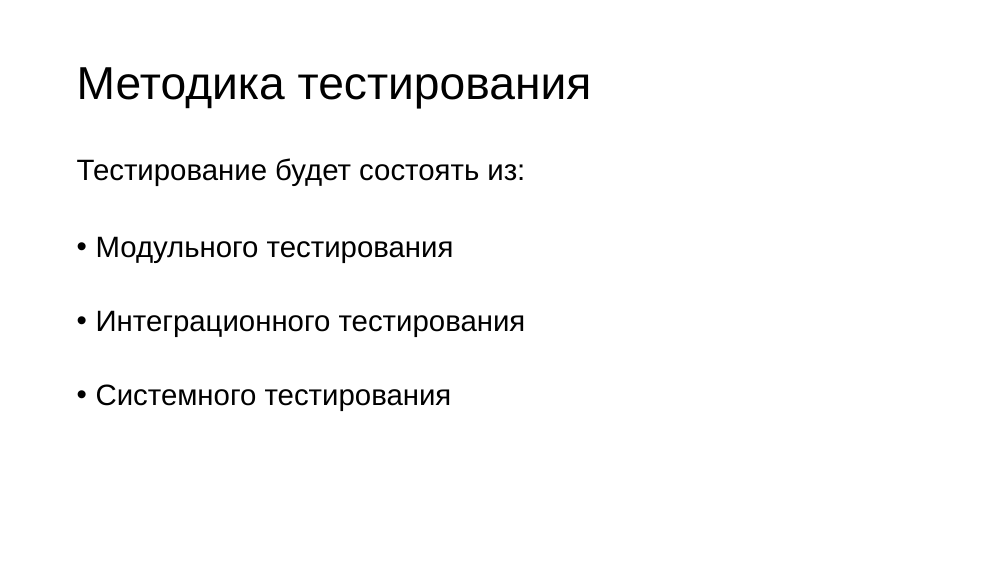
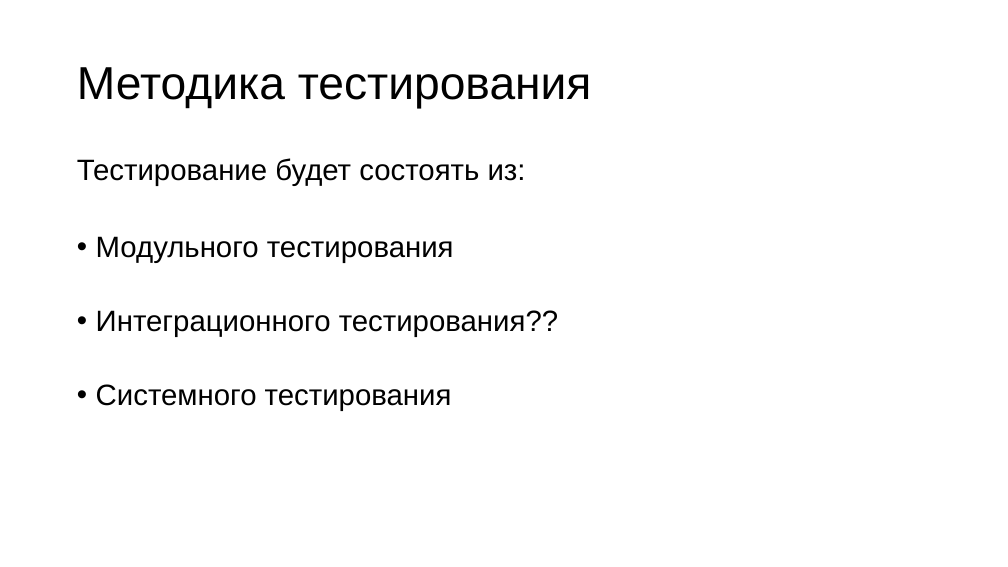
Before and after one commit to KozinOleg97/diplom, a slide deck: slide 21 of Vkr_p2.ppt. Drawn at 1008x567 pixels with LibreOffice and Linux fonts; fonts in the diff are those of the drawing. Boxes give left, top, right and bottom in pixels: in the first picture for what was removed or moved away, otherwise in the second. Text is boxed around its words. In the diff, an @@ line names an element or a change of style, - is before the commit and + after.

```diff
--- a/Vkr_p2.ppt
+++ b/Vkr_p2.ppt
@@ text at (96,310,558,337): text changed @@
-• Интеграционного тестирования
+• Интеграционного тестирования??
```
Also in this commit, not shown: 3 other slides changed, 2 slides added, 2 slides removed, 1 other file.
